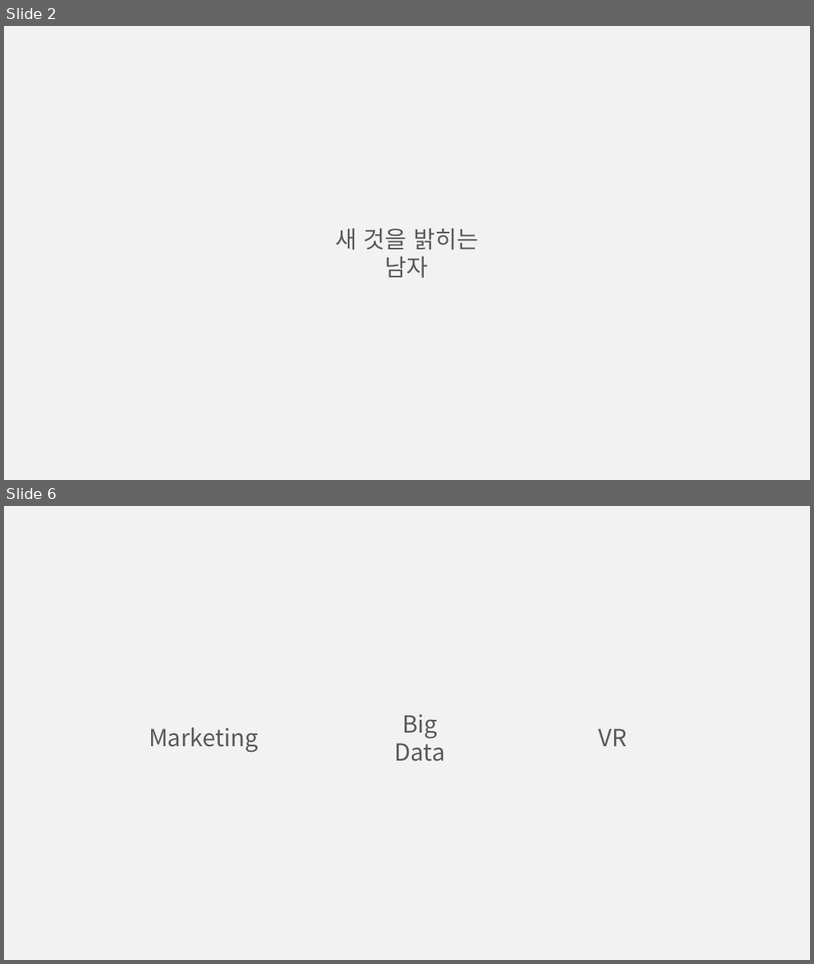
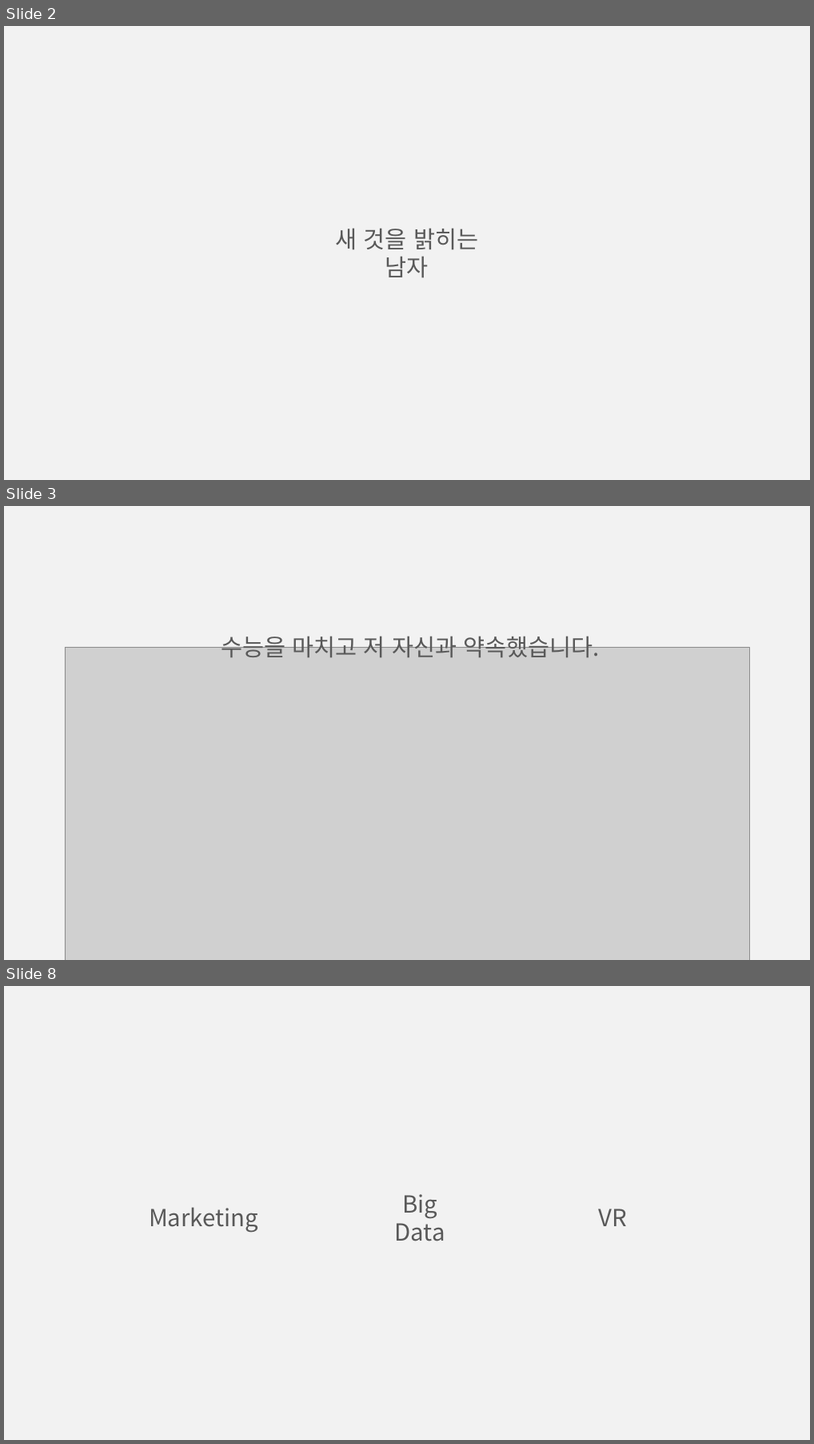
Before and after one commit to BAChan31/Job, a slide deck: 자소서/마이다스아이티/백승찬_PT자료.pptx. Shown one above the other, each under a label of ours: slides 2 and 6 before the commit, slides 2, 3 and 8 after it; the slides between them are not shown. The pictures are 814x964 and 814x1444 pixels, drawn with LibreOffice and Linux fonts; fonts in the diff are those of the drawing; grey boxes stand for pictures. Boxes give left, top, right and bottom in pixels: in the first picture for what was removed or moved away, otherwise in the second. Text is boxed around its words. In the diff, an @@ line names an element or a change of style, - is before the commit and + after.

```diff
--- a/자소서/마이다스아이티/백승찬_PT자료.pptx
+++ b/자소서/마이다스아이티/백승찬_PT자료.pptx
@@ slide 3 added at (4,506,810,960), background #F2F2F2 @@
@@ picture added at (65,647,750,960) @@
@@ text added at (222,636,599,657), 28 pt, text #595959 @@
+수능을 마치고 저 자신과 약속했습니다.
@@ what was slide 6 is now slide 8 @@
```
Also in this commit, not shown: 5 other slides added, 4 slides removed.
